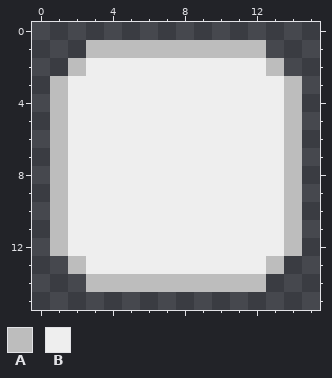
File history of a pixel-art file, Assets/AnimationImporter/F.ase. The picture above is the old version.
16x16 pixels, 1 frame.
Palette (. is transparent): A #bdbdbd  B #eeeeee
Pixels before, first column x 1:
 1 ..AAAAAAAAAA..
 2 .ABBBBBBBBBBA.
 3 ABBBBBBBBBBBBA
 4 ABBBBBBBBBBBBA
 5 ABBBBBBBBBBBBA
 6 ABBBBBBBBBBBBA
 7 ABBBBBBBBBBBBA
 8 ABBBBBBBBBBBBA
 9 ABBBBBBBBBBBBA
10 ABBBBBBBBBBBBA
11 ABBBBBBBBBBBBA
12 ABBBBBBBBBBBBA
13 .ABBBBBBBBBBA.
14 ..AAAAAAAAAA..
And afterwards:
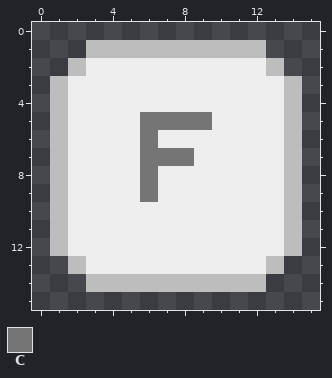
Colours new in this view: C #757575
The exact change:
Changed rows in their new state; - is an unchanged pixel.
Layer "Layer 1":
first column x 6:
 5 CCCC
 6 C---
 7 CCC-
 8 C---
 9 C---
Where, in picture pixels (left, top, right, bottom), the same in both pictures:
changed: (140, 112, 212, 202)
